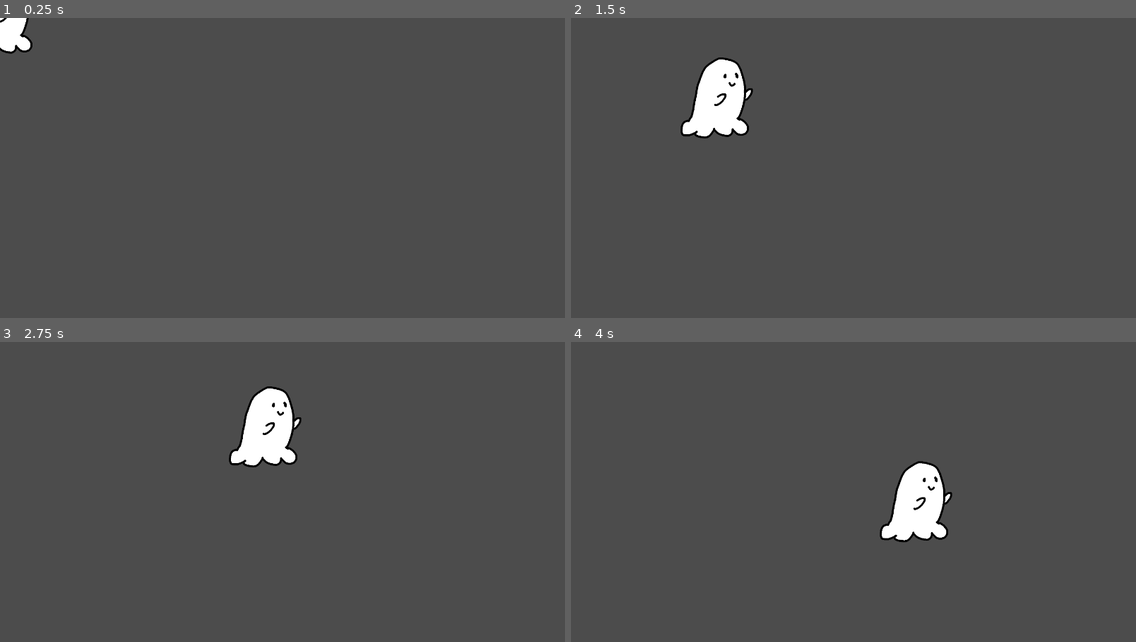
Above: before the commit, frames 1-4 (two rows, left to right).
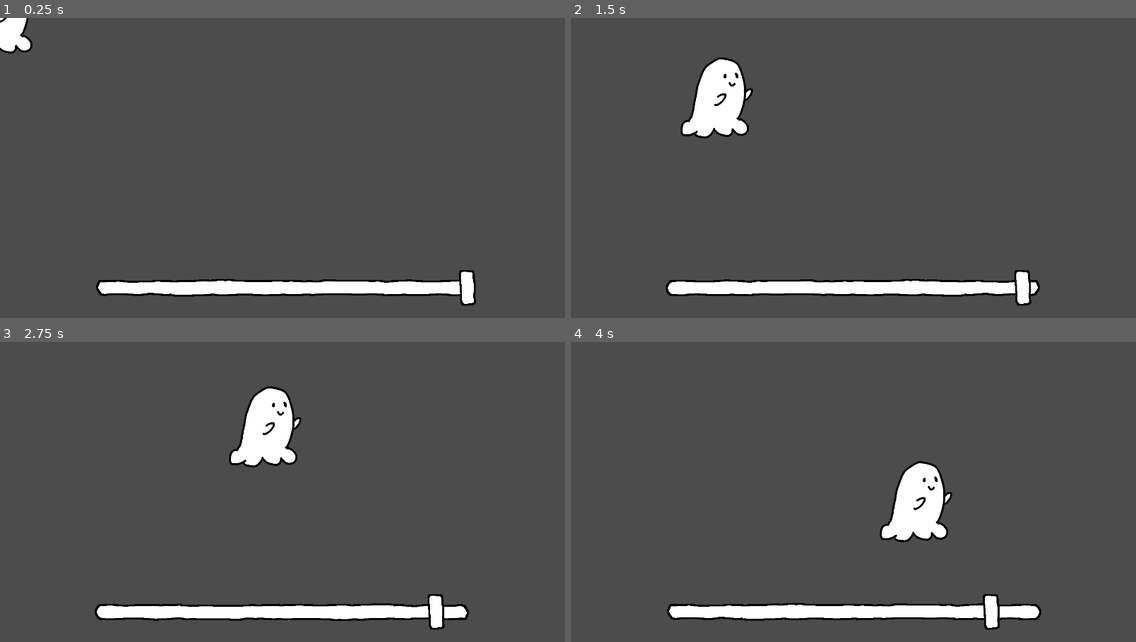
Above: after the commit, the same moments.

Repository: FloraKardis/ScreamJam2021
Game: Godot game, scene res://Main.tscn
The game is run twice, just before and just after one commit, with the same random seed, the same clock (stepped at 60 frames per second) and the same inputs.
Inputs (mouse positions are in pixels of both pictures, inside the frame that each line leads up to):
- Up to frame 1 (0.25 s): no input
- Up to frame 2 (1.5 s): move the mouse to (977, 153) at 0.52 s; move the mouse to (740, 183) at 1.27 s
- Up to frame 3 (2.75 s): move the mouse to (339, 426) at 2.02 s
- Up to frame 4 (4 s): move the mouse to (825, 552) at 2.77 s; move the mouse to (1023, 537) at 3.52 s

The runs differ from the first frame. In frame 1, 3.7% of the frame differs, in the area x 17-85%, y 84-97%; in frame 2, 3.6%; in frame 3, 3.6%; in frame 4, 3.6%.

Commit message:
added timer

Diff:
--- /dev/null
+++ b/Spooky/Main.gd
@@ -0,0 +1,7 @@
+extends Node2D
+
+
+const TIME = 30
+
+func _ready():
+	$Timer.start(TIME)
--- a/Spooky/Main.tscn
+++ b/Spooky/Main.tscn
@@ -1,7 +1,13 @@
-[gd_scene load_steps=2 format=2]
+[gd_scene load_steps=4 format=2]
 
 [ext_resource path="res://Ghost.tscn" type="PackedScene" id=1]
+[ext_resource path="res://Timer.tscn" type="PackedScene" id=2]
+[ext_resource path="res://Main.gd" type="Script" id=3]
 
 [node name="Node2D" type="Node2D"]
+script = ExtResource( 3 )
 
 [node name="Ghost" parent="." instance=ExtResource( 1 )]
+
+[node name="Timer" parent="." instance=ExtResource( 2 )]
+position = Vector2( 750, 720 )
--- /dev/null
+++ b/Spooky/Timer.gd
@@ -0,0 +1,24 @@
+extends Node2D
+
+
+onready var POSITION_START = $Bar.frames.get_frame("default", 0).get_size().x / 2
+onready var POSITION_FINISH = -$Bar.frames.get_frame("default", 0).get_size().x / 2
+onready var BAR_LENGTH = $Bar.frames.get_frame("default", 0).get_size().x
+
+#func _ready():
+#	$Pointer.position.x = POSITION_START
+
+var time_full = 1
+var time_passed = 0
+var counting = false
+
+func start(seconds):
+	$Pointer.position.x = POSITION_START
+	time_full = seconds
+	time_passed = 0
+	counting = true
+
+func _process(delta):
+	if counting:
+		time_passed += delta
+		$Pointer.position.x = POSITION_START - BAR_LENGTH * (time_passed / time_full)
--- /dev/null
+++ b/Spooky/Timer.tscn
@@ -0,0 +1,40 @@
+[gd_scene load_steps=12 format=2]
+
+[ext_resource path="res://art/pointer/pointer1.png" type="Texture" id=1]
+[ext_resource path="res://art/bar/bar4.png" type="Texture" id=2]
+[ext_resource path="res://art/pointer/pointer2.png" type="Texture" id=3]
+[ext_resource path="res://art/bar/bar1.png" type="Texture" id=4]
+[ext_resource path="res://art/pointer/pointer3.png" type="Texture" id=5]
+[ext_resource path="res://art/pointer/pointer4.png" type="Texture" id=6]
+[ext_resource path="res://art/bar/bar3.png" type="Texture" id=7]
+[ext_resource path="res://art/bar/bar2.png" type="Texture" id=8]
+[ext_resource path="res://Timer.gd" type="Script" id=9]
+
+[sub_resource type="SpriteFrames" id=1]
+animations = [ {
+"frames": [ ExtResource( 4 ), ExtResource( 8 ), ExtResource( 7 ), ExtResource( 2 ) ],
+"loop": true,
+"name": "default",
+"speed": 2.0
+} ]
+
+[sub_resource type="SpriteFrames" id=2]
+animations = [ {
+"frames": [ ExtResource( 1 ), ExtResource( 3 ), ExtResource( 5 ), ExtResource( 6 ) ],
+"loop": true,
+"name": "default",
+"speed": 3.0
+} ]
+
+[node name="Timer" type="Node2D"]
+script = ExtResource( 9 )
+
+[node name="Bar" type="AnimatedSprite" parent="."]
+frames = SubResource( 1 )
+frame = 3
+playing = true
+
+[node name="Pointer" type="AnimatedSprite" parent="."]
+frames = SubResource( 2 )
+frame = 1
+playing = true
Binary file added: Spooky/art/bar/bar1.png
Not shown, added: Spooky/art/bar/bar1.png.import
Binary file added: Spooky/art/bar/bar2.png
Not shown, added: Spooky/art/bar/bar2.png.import
Binary file added: Spooky/art/bar/bar3.png
Not shown, added: Spooky/art/bar/bar3.png.import
Binary file added: Spooky/art/bar/bar4.png
Not shown, added: Spooky/art/bar/bar4.png.import
Binary file added: Spooky/art/pointer/pointer1.png
Not shown, added: Spooky/art/pointer/pointer1.png.import
Binary file added: Spooky/art/pointer/pointer2.png
Not shown, added: Spooky/art/pointer/pointer2.png.import
(and 4 more such lines)
